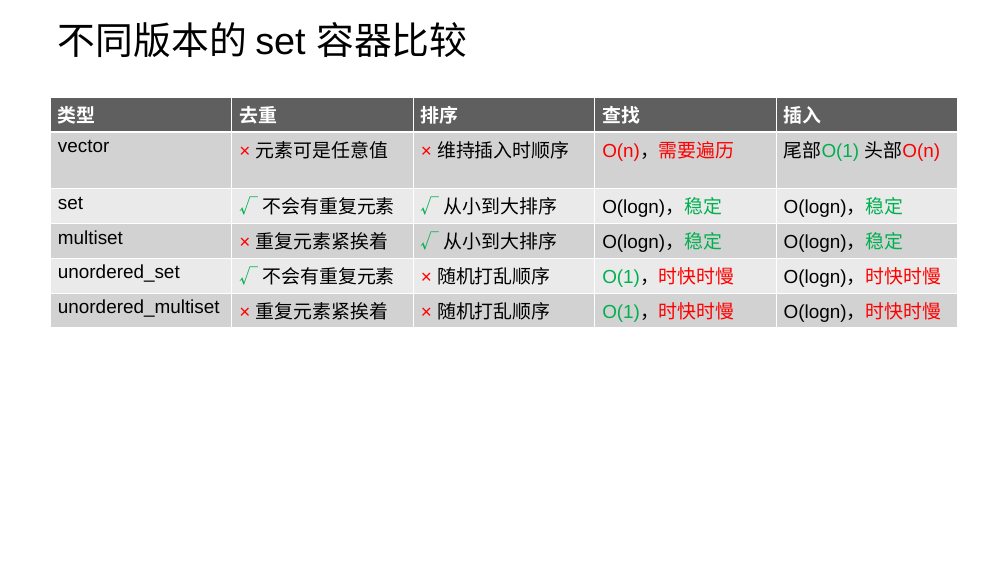
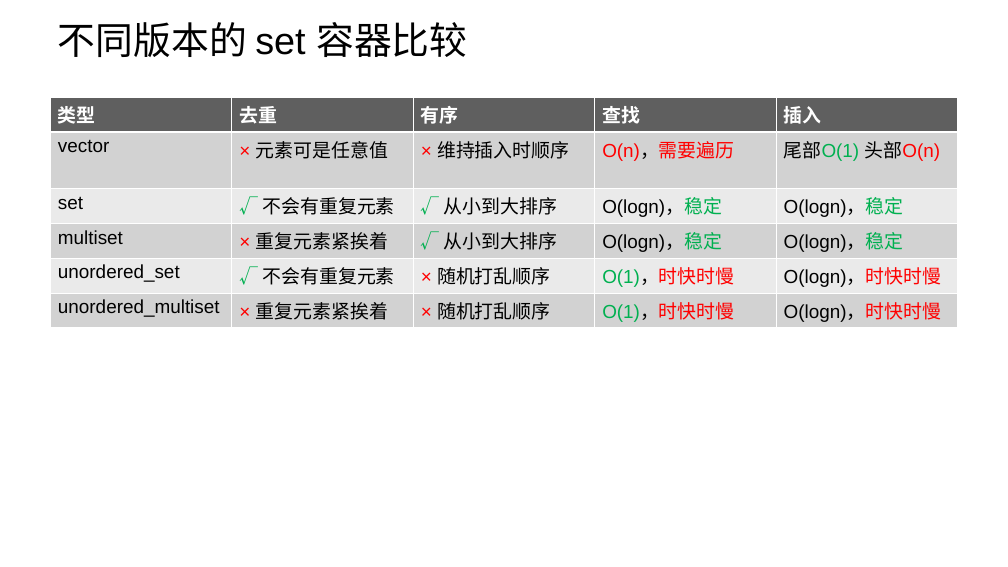
Before and after one commit to parallel101/course, a slide deck: slide 38 of 14/slides.pptx (slide 19 before the commit). Drawn at 1008x567 pixels with LibreOffice and Linux fonts; fonts in the diff are those of the drawing; background and template pictures are left out. Boxes give left, top, right and bottom in pixels: in the first picture for what was removed or moved away, otherwise in the second. Text is boxed around its words. In the diff, an @@ line names an element or a change of style, - is before the commit and + after.

```diff
--- a/14/slides.pptx
+++ b/14/slides.pptx
@@ table at box(51, 97, 958, 326) @@
-row 1, column 3: 排序
+row 1, column 3: 有序
```
Also in this commit, not shown: 1 other slide changed, 22 slides added, 12 other files.
